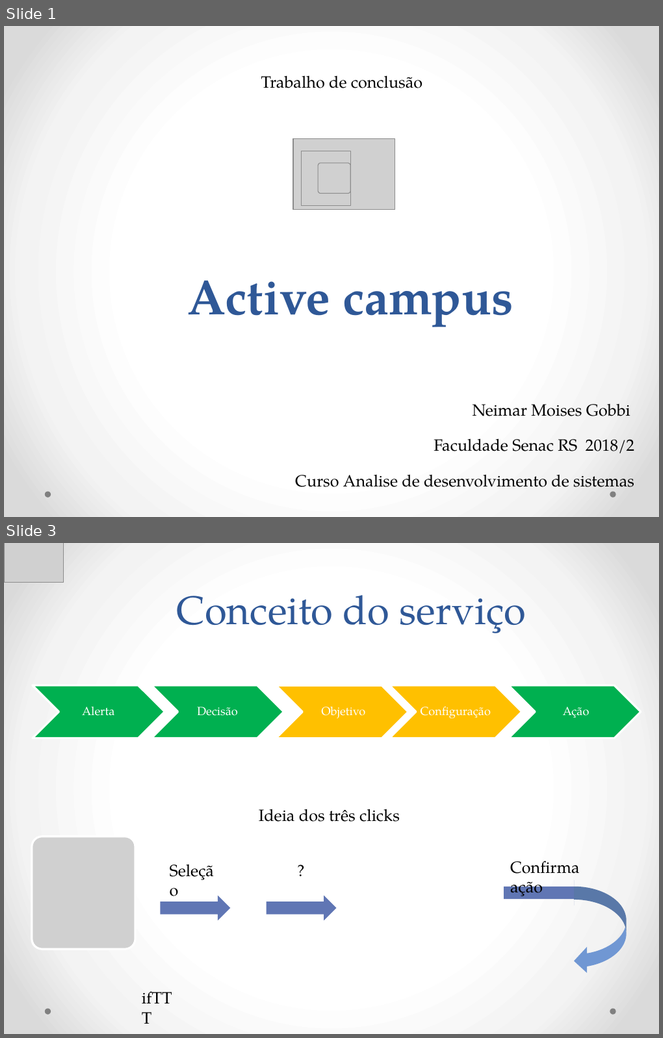
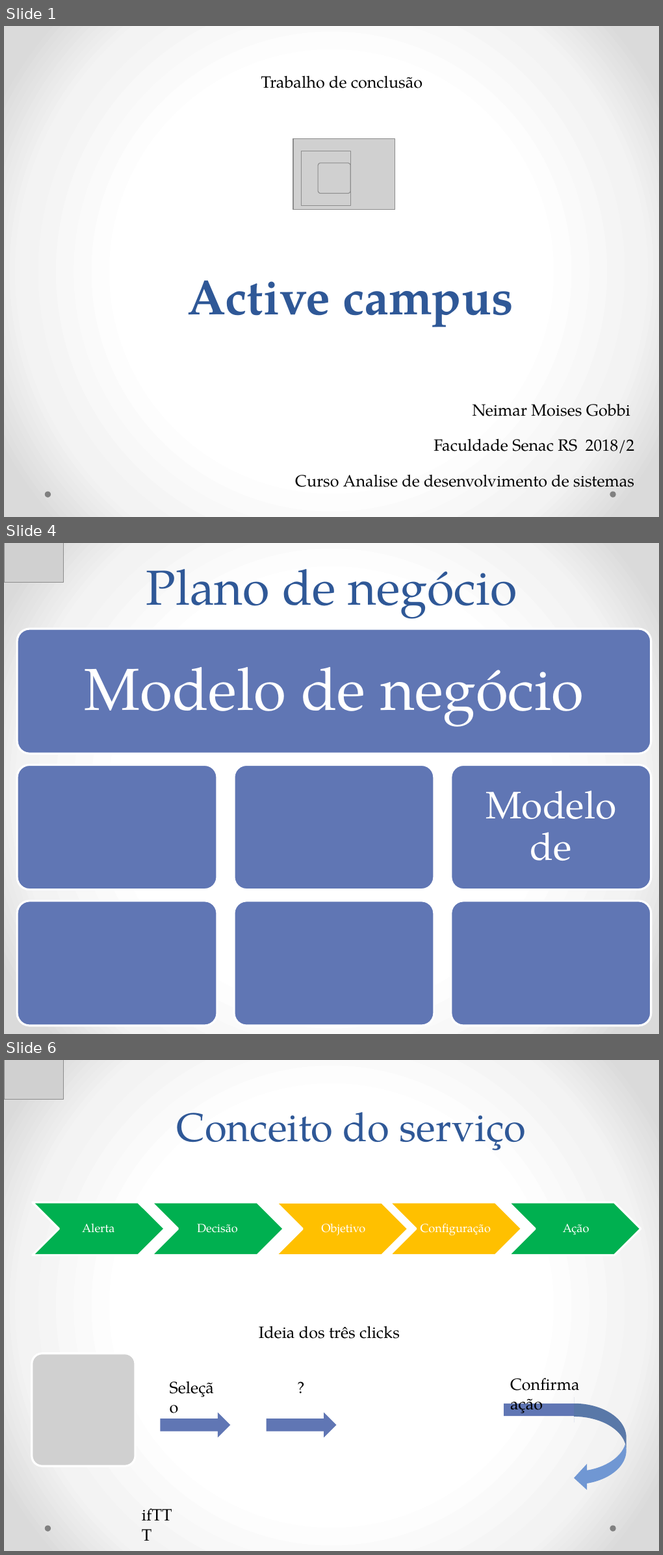
Before and after one commit to Neimarmg/TCC, a slide deck: Ppt.pptx. Shown one above the other, each under a label of ours: slides 1 and 3 before the commit, slides 1, 4 and 6 after it; the slides between them are not shown. The pictures are 663x1038 and 663x1555 pixels, drawn with LibreOffice and Linux fonts; fonts in the diff are those of the drawing; grey boxes stand for pictures. Boxes give left, top, right and bottom in pixels: in the first picture for what was removed or moved away, otherwise in the second. Text is boxed around its words. In the diff, an @@ line names an element or a change of style, - is before the commit and + after.

```diff
--- a/Ppt.pptx
+++ b/Ppt.pptx
@@ slide 4 added at [4,543,659,1034], background gradient #FFFFFF to #F4F4F4 to #DADADA @@
@@ picture added at [4,543,64,582] @@
@@ title added at [146,569,517,619], 54 pt, text #2F5897 @@
+Plano de negócio
@@ group added at [17,629,651,1026]: 7 rounded rectangles, 2 texts @@
+Modelo de negócio
+Modelo de
@@ what was slide 3 is now slide 6 @@
```
Also in this commit, not shown: 19 other slides added.
